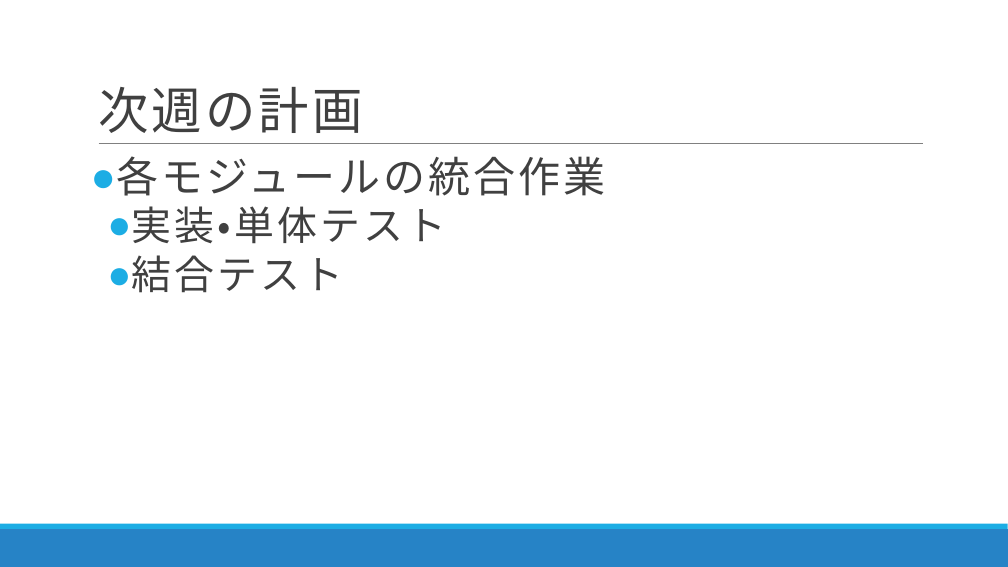
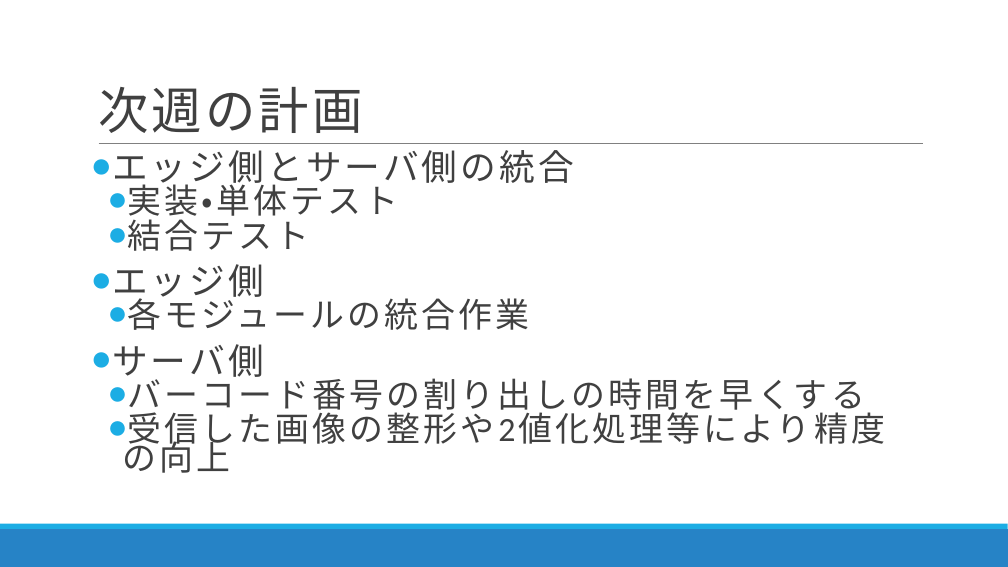
Before and after one commit to DJ956/YoloBarcodeReader, a slide deck: slide 7 of プレゼン/RapidCart20191202.pptx. Drawn at 1008x567 pixels with LibreOffice and Linux fonts; fonts in the diff are those of the drawing. Boxes give left, top, right and bottom in pixels: in the first picture for what was removed or moved away, otherwise in the second. Text is boxed around its words. In the diff, an @@ line names an element or a change of style, - is before the commit and + after.

```diff
--- a/プレゼン/RapidCart20191202.pptx
+++ b/プレゼン/RapidCart20191202.pptx
@@ text at (x1=112, y1=150, x2=574, y2=190): text changed; size 40 to 34 pt @@
-● 各モジュールの統合作業
+● エッジ側とサーバ側の統合
@@ text at (x1=128, y1=178, x2=399, y2=251): size 38 to 32.3 pt in "実装・単体テスト", "結合テスト"; line spacing 0.9 to 0.7 @@
@@ text at (x1=112, y1=264, x2=865, y2=451): paragraphs added @@
+● エッジ側
+  ● 各モジュールの統合作業
+● サーバ側
+  ● バーコード番号の割り出しの時間を早くする
+  ● 受信した画像の整形や2値化処理等により精度の向上
```
Also in this commit, not shown: 3 other slides changed.
